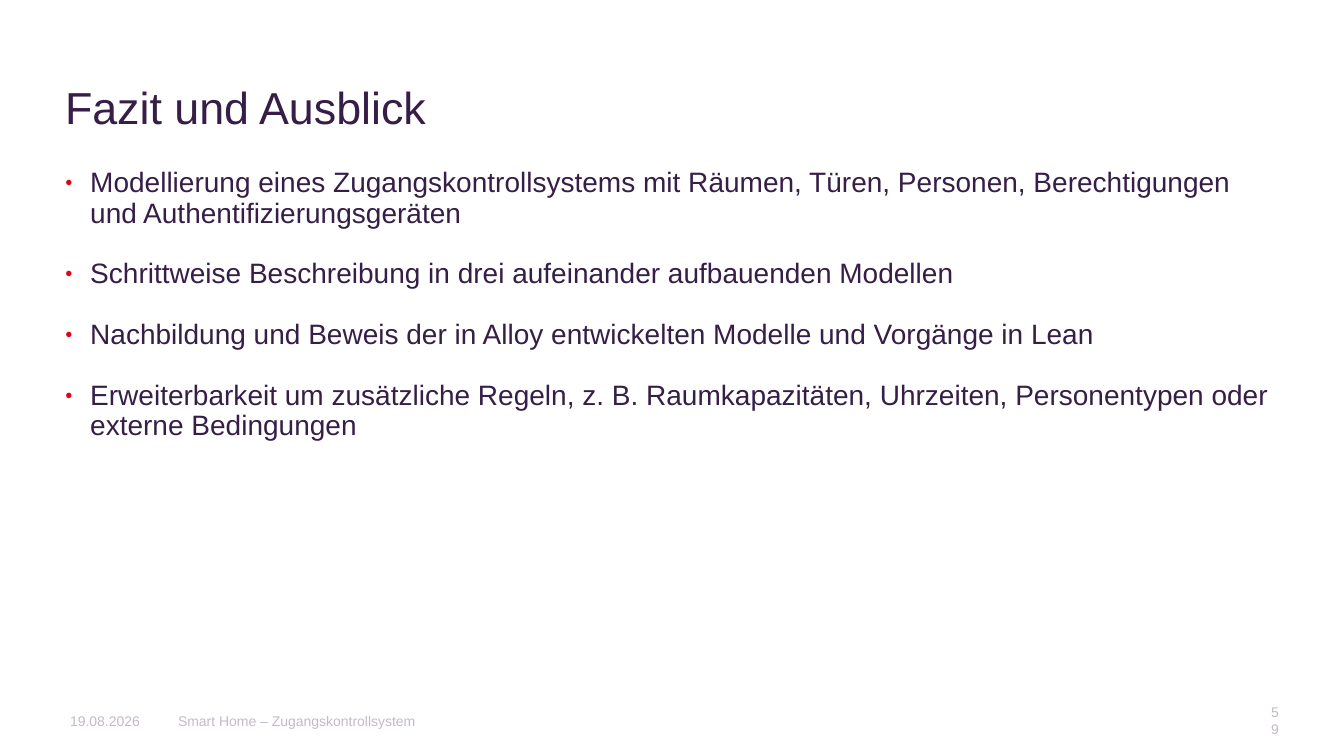
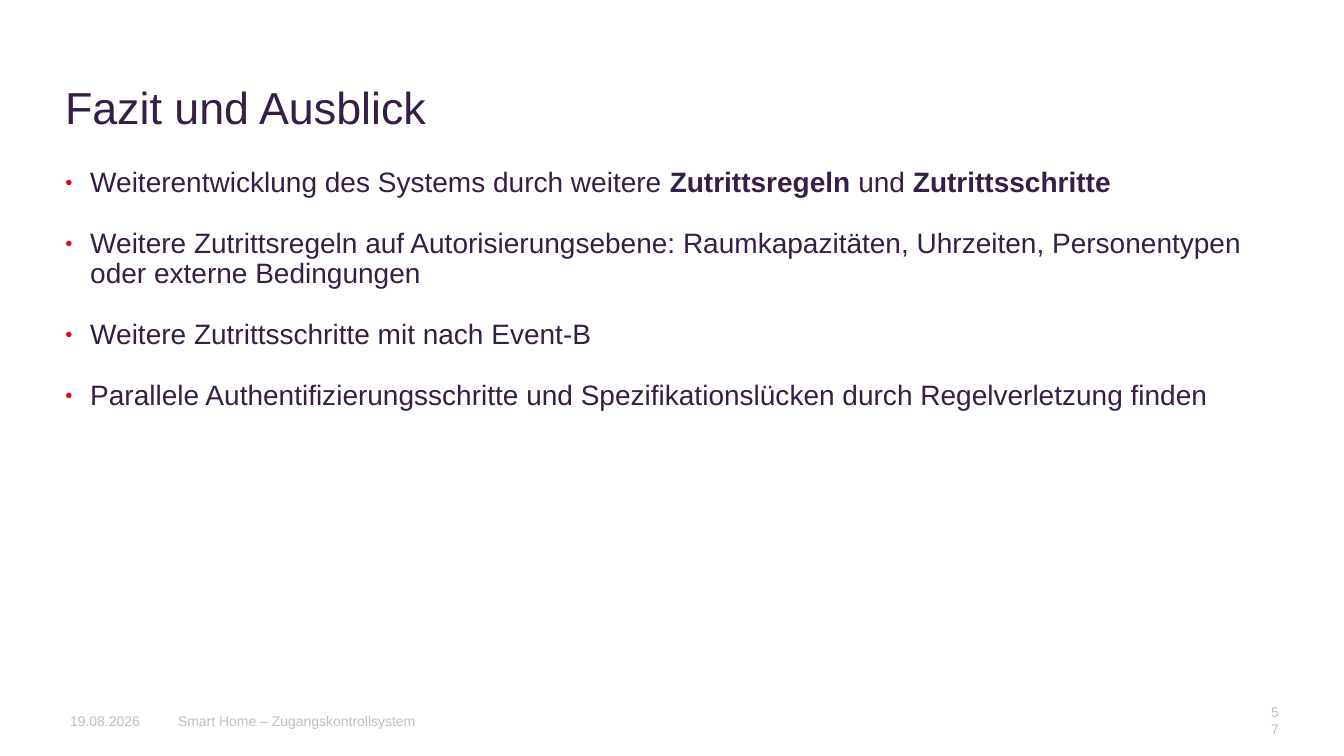
Before and after one commit to AnnaLiviaMartin/rs-smart-home, a slide deck: slide 57 of presentation/Smart_Home_Zugangskontrollsystem.pptx (slide 59 before the commit). Drawn at 1344x756 pixels with LibreOffice and Linux fonts; fonts in the diff are those of the drawing; background and template pictures are left out. Boxes give left, top, right and bottom in pixels: in the first picture for what was removed or moved away, otherwise in the second. Text is boxed around its words. In the diff, an @@ line names an element or a change of style, - is before the commit and + after.

```diff
--- a/presentation/Smart_Home_Zugangskontrollsystem.pptx
+++ b/presentation/Smart_Home_Zugangskontrollsystem.pptx
@@ text at box(90, 171, 1241, 410): text changed @@
-● Modellierung eines Zugangskontrollsystems mit Räumen, Türen, Personen, Berechtigungen und Authentifizierungsgeräten
-● Schrittweise Beschreibung in drei aufeinander aufbauenden Modellen
-● Nachbildung und Beweis der in Alloy entwickelten Modelle und Vorgänge in Lean
-● Erweiterbarkeit um zusätzliche Regeln, z. B. Raumkapazitäten, Uhrzeiten, Personentypen oder externe Bedingungen
+● Weiterentwicklung des Systems durch weitere Zutrittsregeln und Zutrittsschritte
+● Weitere Zutrittsregeln auf Autorisierungsebene: Raumkapazitäten, Uhrzeiten, Personentypen oder externe Bedingungen
+● Weitere Zutrittsschritte mit nach Event-B
+● Parallele Authentifizierungsschritte und Spezifikationslücken durch Regelverletzung finden
@@ page number at box(1265, 708, 1285, 735): text changed @@
-59
+57
```
Also in this commit, not shown: 18 other slides changed, 4 slides added, 5 slides removed.
